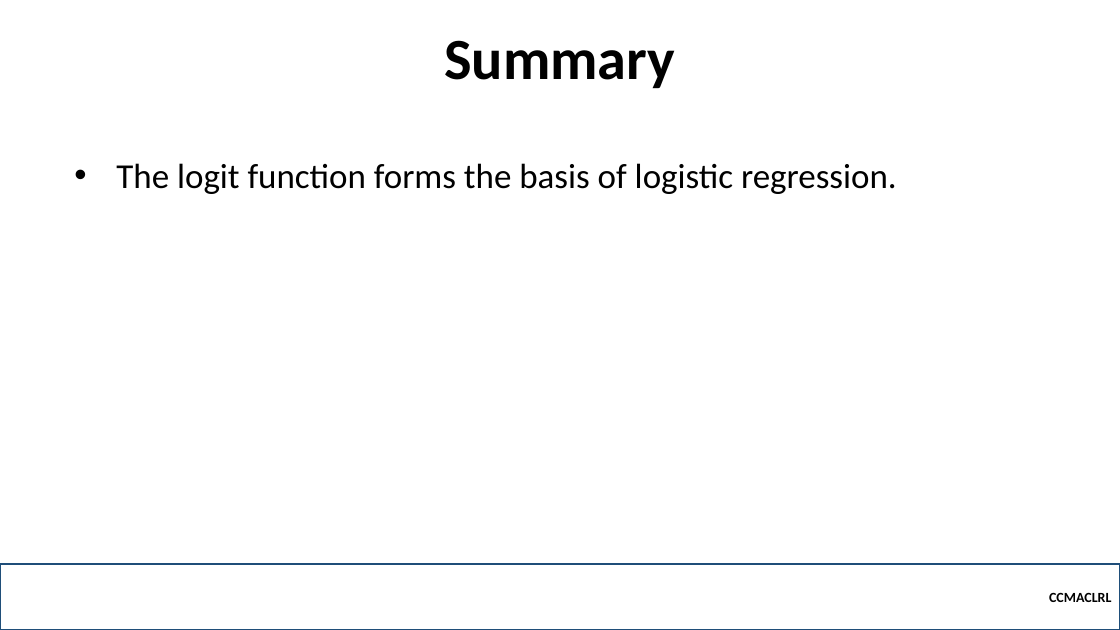
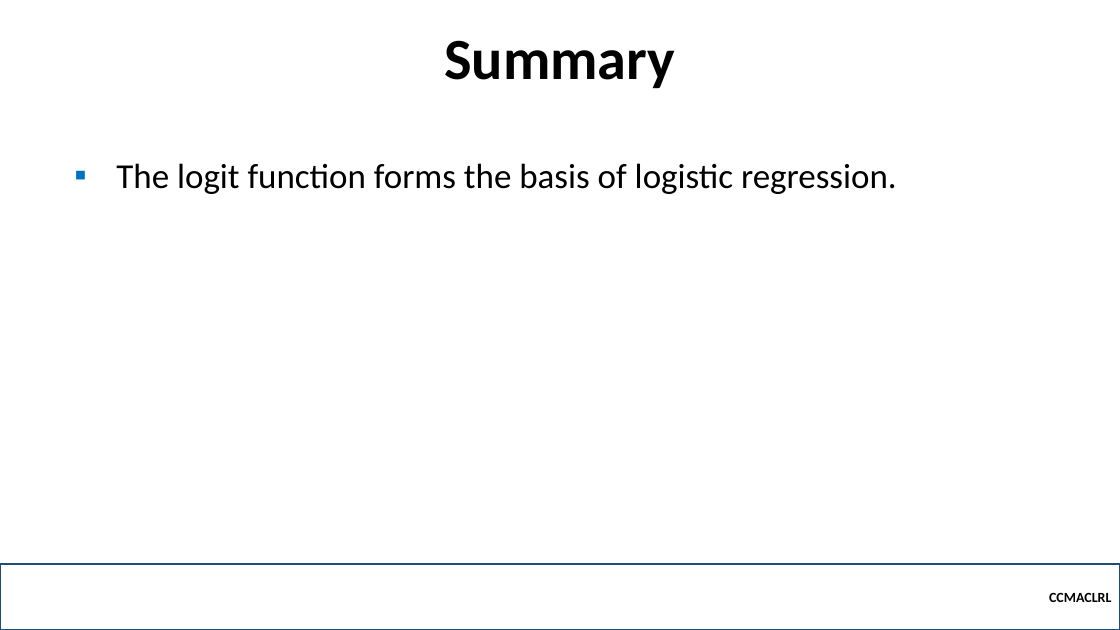
Before and after one commit to robitussin/CCMACLRL, a slide deck: slide 57 of 5 - Logistic Regression/Odds and Probability.pptx. Drawn at 1120x630 pixels with LibreOffice and Linux fonts; fonts in the diff are those of the drawing; background and template pictures are left out. Boxes give left, top, right and bottom in pixels: in the first picture for what was removed or moved away, otherwise in the second. Text is boxed around its words. In the diff, an @@ line names an element or a change of style, - is before the commit and + after.

```diff
--- a/5 - Logistic Regression/Odds and Probability.pptx
+++ b/5 - Logistic Regression/Odds and Probability.pptx
@@ text "The logit function forms the ..." at [116, 163, 897, 194]: bullet • to ▪ @@
```
Also in this commit, not shown: 31 other slides changed, 1 other file.
